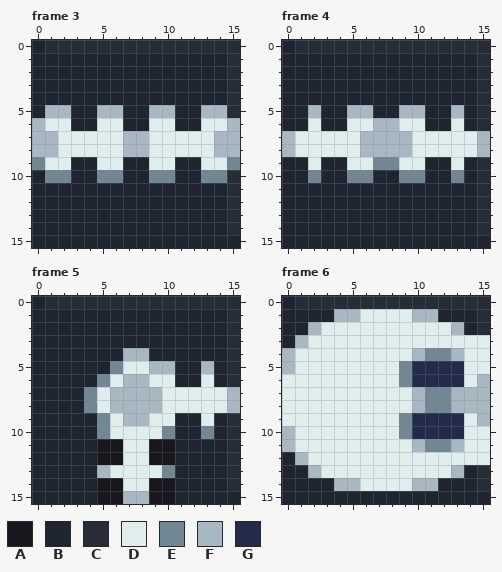
Two states of a pixel-art file, public/assets/graphics/snek-segments-sheet.ase. Above is the file before it was changed.
16x16 pixels, 7 frames. Pixels under 10% opacity are left out. Colours within 5 levels of each other are drawn and written as one. Shown: frame 3, frame 4, frame 5, frame 6. The commit also changed other frames, which this record leaves out.
Visible layers, top first: "Layer 1", "ctx".
Palette (. is transparent): A #14141afa  B #1f2530  C #272d36  D #dfeded  E #728794  F #a7b8c2  G #242b4a
Pixels before, frame 3, first column x 0:
 0 BCCCCCCCCCCCCCCC
 1 BBBBBBBBBBBBBBBC
 2 BBBBBBBBBBBBBBBC
 3 BBBBBBBBBBBBBBBC
 4 BBBBBBBBBBBBBBBC
 5 BFFBBFFBBFFBBFFC
 6 FDDBBDDBBDDBBDDF
 7 FFDDDDDFFDDDDDFF
 8 FFDDDDDFFDDDDDFF
 9 EDDBBDDBBDDBBDDE
10 BEEBBEEBBEEBBEEC
11 BBBBBBBBBBBBBBBC
12 BBBBBBBBBBBBBBBC
13 BBBBBBBBBBBBBBBC
14 BBBBBBBBBBBBBBBC
15 BBBBBBBBBBBBBBBB
Pixels before, frame 4, first column x 0:
 0 BCCCCCCCCCCCCCCC
 1 BBBBBBBBBBBBBBBC
 2 BBBBBBBBBBBBBBBC
 3 BBBBBBBBBBBBBBBC
 4 BBBBBBBBBBBBBBBC
 5 BBFBBFFBBFFBBFBC
 6 BBDBBDDFFDDBBDBC
 7 FDDDDDFFFFDDDDDF
 8 FDDDDDFFFFDDDDDF
 9 BBDBBDDEEDDBBDBC
10 BBEBBEEBBEEBBEBC
11 BBBBBBBBBBBBBBBC
12 BBBBBBBBBBBBBBBC
13 BBBBBBBBBBBBBBBC
14 BBBBBBBBBBBBBBBC
15 BBBBBBBBBBBBBBBB
Pixels before, frame 5, first column x 0:
 0 BCCCCCCCCCCCCCCC
 1 BBBBBBBBBBBBBBBC
 2 BBBBBBBBBBBBBBBC
 3 BBBBBBBBBBBBBBBC
 4 BBBBBBBFFBBBBBBC
 5 BBBBBBEDDFFBBFBC
 6 BBBBBEDFFDDBBDBC
 7 BBBBEDFFFFDDDDDF
 8 BBBBEDFFFFDDDDDF
 9 BBBBBEDFFDDBBDBC
10 BBBBBEDDDDEBBEBC
11 BBBBBAADDAABBBBC
12 BBBBBAADDAABBBBC
13 BBBBBFDDDDEBBBBC
14 BBBBBAADDAABBBBC
15 BBBBBAAFFAABBBBB
Pixels before, frame 6, first column x 0:
 0 BCCCCCCCCCCCCCCC
 1 BBBBFFDDDDFFBBBC
 2 BBFDDDDDDDDDDFBC
 3 BFDDDDDDDDDDDDDD
 4 FDDDDDDDDDFEEFDD
 5 FDDDDDDDDEGGGGDD
 6 DDDDDDDDDEGGGGDF
 7 DDDDDDDDDDFEEFFF
 8 DDDDDDDDDDFEEFFF
 9 DDDDDDDDDEGGGGDF
10 FDDDDDDDDEGGGGDD
11 FDDDDDDDDDFEEFDD
12 BFDDDDDDDDDDDDDD
13 BBFDDDDDDDDDDFBC
14 BBBBFFDDDDFFBBBC
15 BBBBBBBBBBBBBBBB
New version:
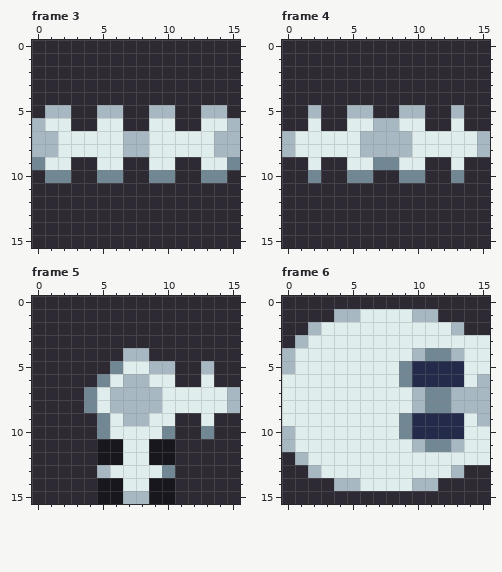
From old to new:
{"change": "layer \"ctx\" now hidden"}
{"colour":"B","old":"#1f2530","new":"#14141ada"}
{"where": "frame 3"}
{"frame":3,"y":0,"x":1,"old":"CCCCCCCCCCCCCCC","new":"BBBBBBBBBBBBBBB"}
{"frame":3,"y":1,"x":15,"old":"C","new":"B"}
{"frame":3,"y":2,"x":15,"old":"C","new":"B"}
{"frame":3,"y":3,"x":15,"old":"C","new":"B"}
{"frame":3,"y":4,"x":15,"old":"C","new":"B"}
{"frame":3,"y":5,"x":15,"old":"C","new":"B"}
{"frame":3,"y":10,"x":15,"old":"C","new":"B"}
{"frame":3,"y":11,"x":15,"old":"C","new":"B"}
{"frame":3,"y":12,"x":15,"old":"C","new":"B"}
{"frame":3,"y":13,"x":15,"old":"C","new":"B"}
{"frame":3,"y":14,"x":15,"old":"C","new":"B"}
{"where": "frame 4"}
{"frame":4,"y":0,"x":1,"old":"CCCCCCCCCCCCCCC","new":"BBBBBBBBBBBBBBB"}
{"frame":4,"y":1,"x":15,"old":"C","new":"B"}
{"frame":4,"y":2,"x":15,"old":"C","new":"B"}
{"frame":4,"y":3,"x":15,"old":"C","new":"B"}
{"frame":4,"y":4,"x":15,"old":"C","new":"B"}
{"frame":4,"y":5,"x":15,"old":"C","new":"B"}
{"frame":4,"y":6,"x":15,"old":"C","new":"B"}
{"frame":4,"y":9,"x":15,"old":"C","new":"B"}
{"frame":4,"y":10,"x":15,"old":"C","new":"B"}
{"frame":4,"y":11,"x":15,"old":"C","new":"B"}
{"frame":4,"y":12,"x":15,"old":"C","new":"B"}
{"frame":4,"y":13,"x":15,"old":"C","new":"B"}
{"frame":4,"y":14,"x":15,"old":"C","new":"B"}
{"where": "frame 5"}
{"frame":5,"y":0,"x":1,"old":"CCCCCCCCCCCCCCC","new":"BBBBBBBBBBBBBBB"}
{"frame":5,"y":1,"x":15,"old":"C","new":"B"}
{"frame":5,"y":2,"x":15,"old":"C","new":"B"}
{"frame":5,"y":3,"x":15,"old":"C","new":"B"}
{"frame":5,"y":4,"x":15,"old":"C","new":"B"}
{"frame":5,"y":5,"x":15,"old":"C","new":"B"}
{"frame":5,"y":6,"x":15,"old":"C","new":"B"}
{"frame":5,"y":9,"x":15,"old":"C","new":"B"}
{"frame":5,"y":10,"x":15,"old":"C","new":"B"}
{"frame":5,"y":11,"x":15,"old":"C","new":"B"}
{"frame":5,"y":12,"x":15,"old":"C","new":"B"}
{"frame":5,"y":13,"x":15,"old":"C","new":"B"}
{"frame":5,"y":14,"x":15,"old":"C","new":"B"}
{"where": "frame 6"}
{"frame":6,"y":0,"x":1,"old":"CCCCCCCCCCCCCCC","new":"BBBBBBBBBBBBBBB"}
{"frame":6,"y":1,"x":15,"old":"C","new":"B"}
{"frame":6,"y":2,"x":15,"old":"C","new":"B"}
{"frame":6,"y":13,"x":15,"old":"C","new":"B"}
{"frame":6,"y":14,"x":15,"old":"C","new":"B"}
